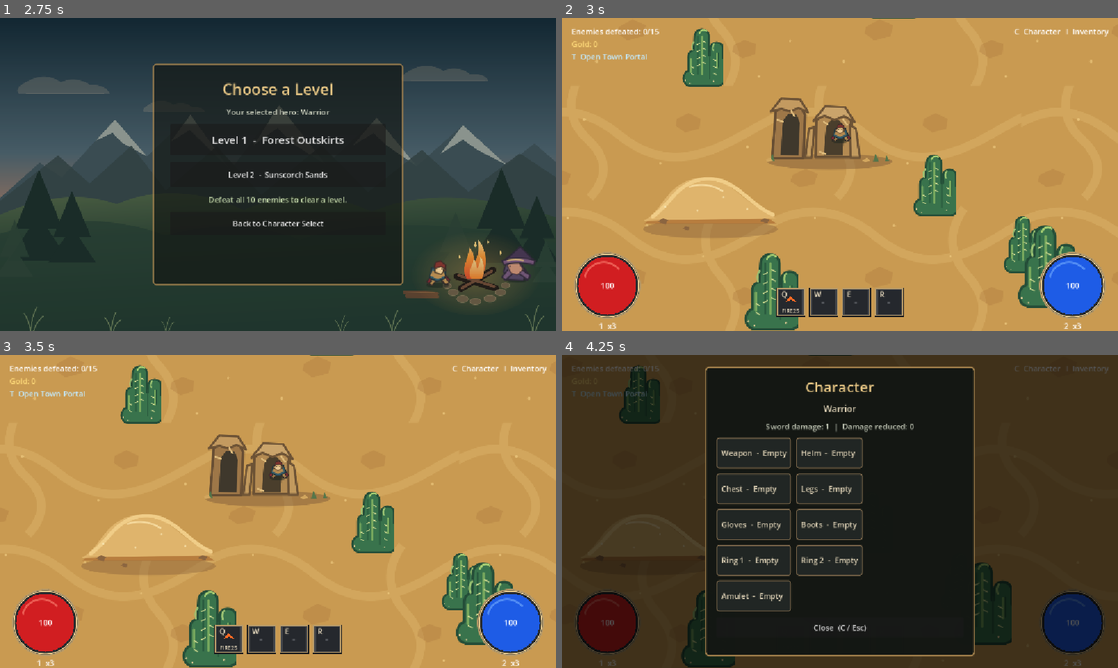
Above: before the commit, frames 1-4 (two rows, left to right).
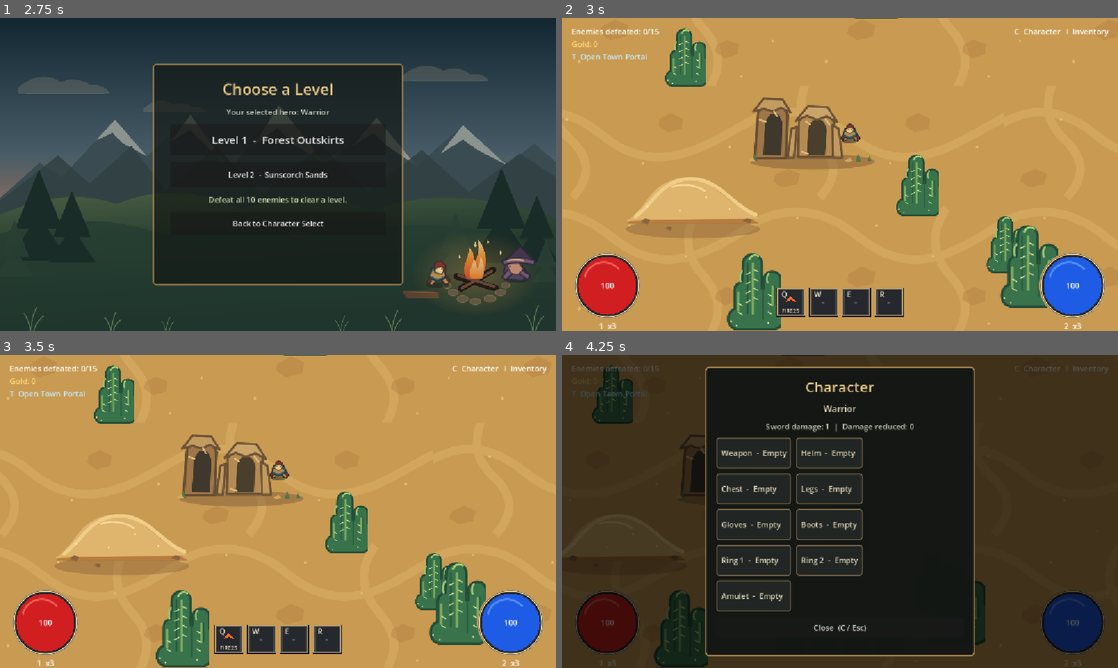
Above: after the commit, the same moments.

Repository: muyari/simple-game-godot
Game: Godot game, scene res://Menu.tscn
Same seed, same stepped clock (60 frames per second), same inputs: the game is played once before the commit and once after it.
Inputs:
- Up to frame 1 (2.75 s): click "Begin Adventure" at 0.5 s; click "Warrior" at 1.25 s; click "Choose a Level" at 2 s
- Up to frame 2 (3 s): click "Level 2 - Sunscorch Sands" at 2.75 s
- Up to frame 3 (3.5 s): no input
- Up to frame 4 (4.25 s): tap Enter (ui_accept) at 3.5, 3.77 s; hold D (move_right) from 3.53 s (still down); tap C at 3.6 s

Frame 1 is identical in both runs. In frame 2, 11% of the frame differs, in the area x 0-96%, y 0-100%; in frame 3, 13%, in the area x 1-100%, y 0-100%; in frame 4, 4.4%.

Commit message:
added object collission for world elements.

Diff:
--- a/simple-game-godot/LevelController.gd
+++ b/simple-game-godot/LevelController.gd
@@ -136,14 +136,18 @@
 		_add_scenery_sprite(
 			TREE_TEXTURE,
 			region_center + _random_region_offset(random, safe_area),
-			random.randf_range(0.7, 1.15)
+			random.randf_range(0.7, 1.15),
+			24.0,
+			Vector2(0.0, 62.0)
 		)
 
 	for _boulder_index in range(random.randi_range(1, 2)):
 		_add_scenery_sprite(
 			BOULDERS_TEXTURE,
 			region_center + _random_region_offset(random, safe_area),
-			random.randf_range(0.7, 1.1)
+			random.randf_range(0.7, 1.1),
+			47.0,
+			Vector2(0.0, 16.0)
 		)
 
 	if random.randf() < 0.45:
@@ -157,7 +161,9 @@
 		_add_scenery_sprite(
 			CAVE_TEXTURE,
 			region_center + _random_region_offset(random, safe_area * 0.7),
-			random.randf_range(0.8, 1.15)
+			random.randf_range(0.8, 1.15),
+			70.0,
+			Vector2(0.0, 47.0)
 		)
 
 
@@ -170,7 +176,9 @@
 		_add_scenery_sprite(
 			DESERT_CACTUS_TEXTURE,
 			region_center + _random_region_offset(random, safe_area),
-			random.randf_range(0.7, 1.15)
+			random.randf_range(0.7, 1.15),
+			18.0,
+			Vector2(0.0, 55.0)
 		)
 
 	for _dune_index in range(random.randi_range(1, 2)):
@@ -191,7 +199,9 @@
 		_add_scenery_sprite(
 			DESERT_RUINS_TEXTURE,
 			region_center + _random_region_offset(random, safe_area * 0.7),
-			random.randf_range(0.75, 1.1)
+			random.randf_range(0.75, 1.1),
+			72.0,
+			Vector2(0.0, 15.0)
 		)
 
 
@@ -202,13 +212,32 @@
 	)
 
 
-func _add_scenery_sprite(texture: Texture2D, world_position: Vector2, uniform_scale: float) -> void:
+func _add_scenery_sprite(
+	texture: Texture2D,
+	world_position: Vector2,
+	uniform_scale: float,
+	collision_radius := 0.0,
+	collision_offset := Vector2.ZERO
+) -> void:
 	var scenery := Sprite2D.new()
 	scenery.texture = texture
-	scenery.position = world_position
 	scenery.scale = Vector2.ONE * uniform_scale
 	scenery.z_index = -1
-	get_parent().call_deferred("add_child", scenery)
+	if collision_radius <= 0.0:
+		scenery.position = world_position
+		get_parent().call_deferred("add_child", scenery)
+		return
+
+	var obstacle := StaticBody2D.new()
+	obstacle.position = world_position
+	var collision := CollisionShape2D.new()
+	var shape := CircleShape2D.new()
+	shape.radius = collision_radius * uniform_scale
+	collision.shape = shape
+	collision.position = collision_offset * uniform_scale
+	obstacle.add_child(collision)
+	obstacle.add_child(scenery)
+	get_parent().call_deferred("add_child", obstacle)
 
 
 func _get_camera_center() -> Vector2:
--- a/simple-game-godot/town.tscn
+++ b/simple-game-godot/town.tscn
@@ -24,6 +24,18 @@
 [sub_resource type="RectangleShape2D" id="RectangleShape2D_town_horizontal"]
 size = Vector2(1112, 20)
 
+[sub_resource type="RectangleShape2D" id="RectangleShape2D_town_house"]
+size = Vector2(168, 112)
+
+[sub_resource type="CircleShape2D" id="CircleShape2D_town_tree"]
+radius = 20.0
+
+[sub_resource type="RectangleShape2D" id="RectangleShape2D_town_vendor"]
+size = Vector2(112, 30)
+
+[sub_resource type="CircleShape2D" id="CircleShape2D_town_well"]
+radius = 32.0
+
 [node name="Town" type="Node2D"]
 y_sort_enabled = true
 
@@ -50,6 +62,42 @@
 [node name="TownFence" type="Node2D" parent="."]
 z_index = 5
 script = ExtResource("10_fence")
+
+[node name="MapObjectCollisions" type="StaticBody2D" parent="."]
+collision_layer = 1
+collision_mask = 0
+
+[node name="NorthwestHouse" type="CollisionShape2D" parent="MapObjectCollisions"]
+position = Vector2(220, 136)
+shape = SubResource("RectangleShape2D_town_house")
+
+[node name="NortheastHouse" type="CollisionShape2D" parent="MapObjectCollisions"]
+position = Vector2(920, 136)
+shape = SubResource("RectangleShape2D_town_house")
+
+[node name="SouthwestHouse" type="CollisionShape2D" parent="MapObjectCollisions"]
+position = Vector2(220, 618)
+shape = SubResource("RectangleShape2D_town_house")
+
+[node name="SoutheastHouse" type="CollisionShape2D" parent="MapObjectCollisions"]
+position = Vector2(920, 618)
+shape = SubResource("RectangleShape2D_town_house")
+
+[node name="LeftTree" type="CollisionShape2D" parent="MapObjectCollisions"]
+position = Vector2(90, 452)
+shape = SubResource("CircleShape2D_town_tree")
+
+[node name="RightTree" type="CollisionShape2D" parent="MapObjectCollisions"]
+position = Vector2(1060, 452)
+shape = SubResource("CircleShape2D_town_tree")
+
+[node name="VendorCounter" type="CollisionShape2D" parent="MapObjectCollisions"]
+position = Vector2(790, 404)
+shape = SubResource("RectangleShape2D_town_vendor")
+
+[node name="Well" type="CollisionShape2D" parent="MapObjectCollisions"]
+position = Vector2(576, 397)
+shape = SubResource("CircleShape2D_town_well")
 
 [node name="Ground" type="Sprite2D" parent="."]
 z_index = -10
